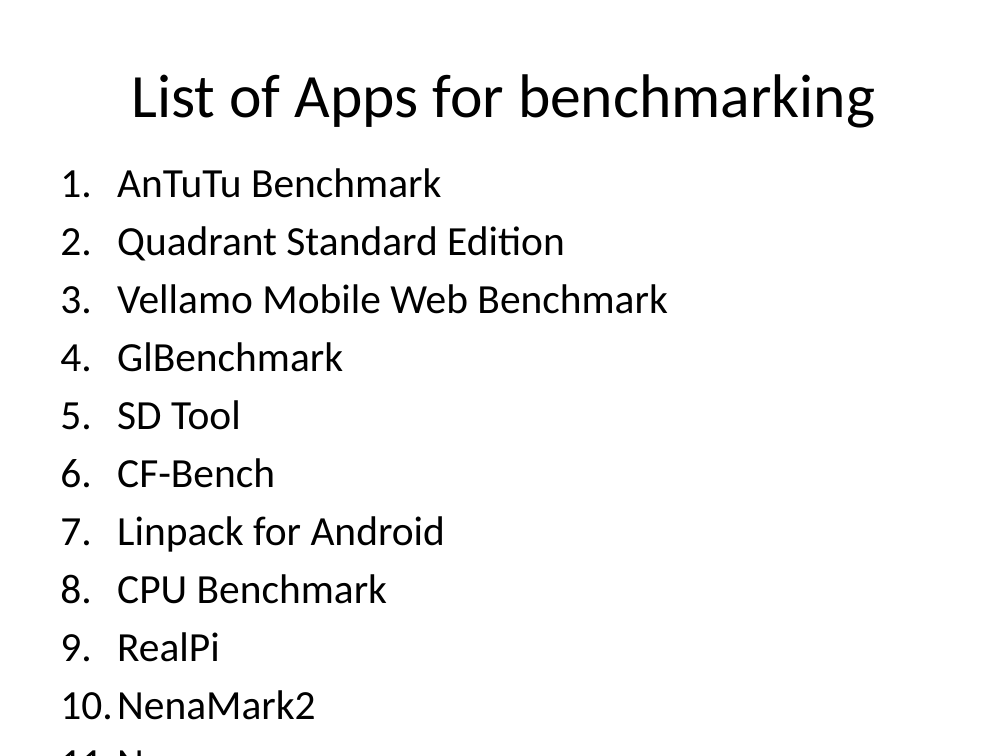
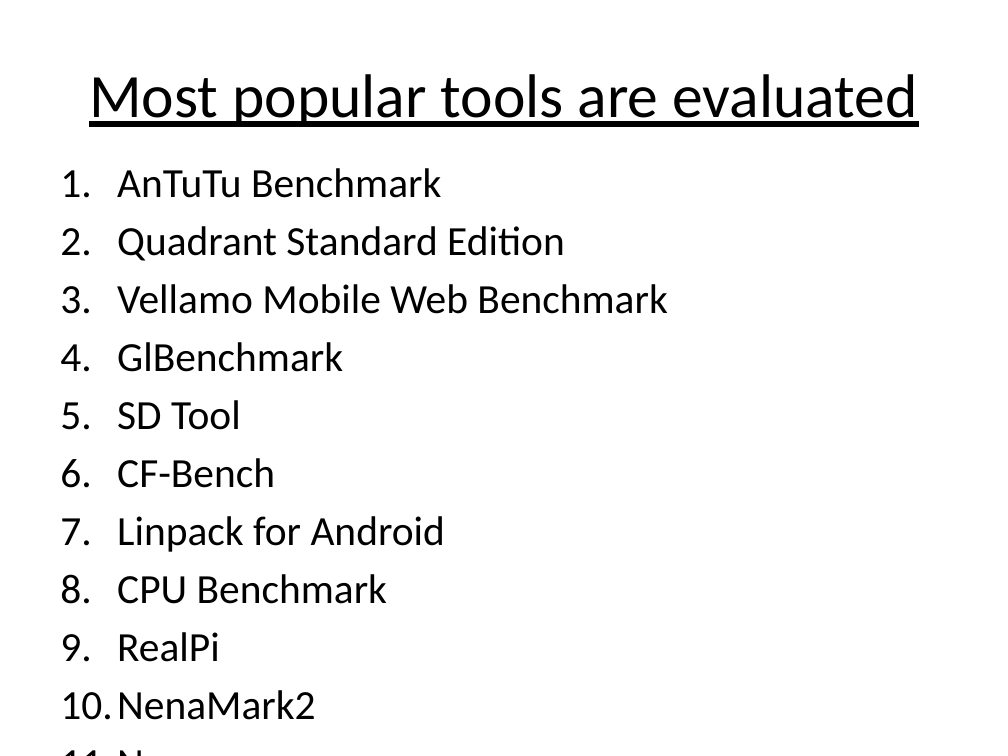
Before and after one commit to laikayeekelly/Benchmark, a slide deck: slide 2 of benchmark.pptx. Drawn at 1008x756 pixels with LibreOffice and Linux fonts; fonts in the diff are those of the drawing. Boxes give left, top, right and bottom in pixels: in the first picture for what was removed or moved away, otherwise in the second. Text is boxed around its words. In the diff, an @@ line names an element or a change of style, - is before the commit and + after.

Commit message:
changed titles of slides

```diff
--- a/benchmark.pptx
+++ b/benchmark.pptx
@@ title at [89, 74, 917, 127]: text changed @@
-List of Apps for benchmarking
+Most popular tools are evaluated
```
Also in this commit, not shown: 6 other slides changed, 1 slide added.
